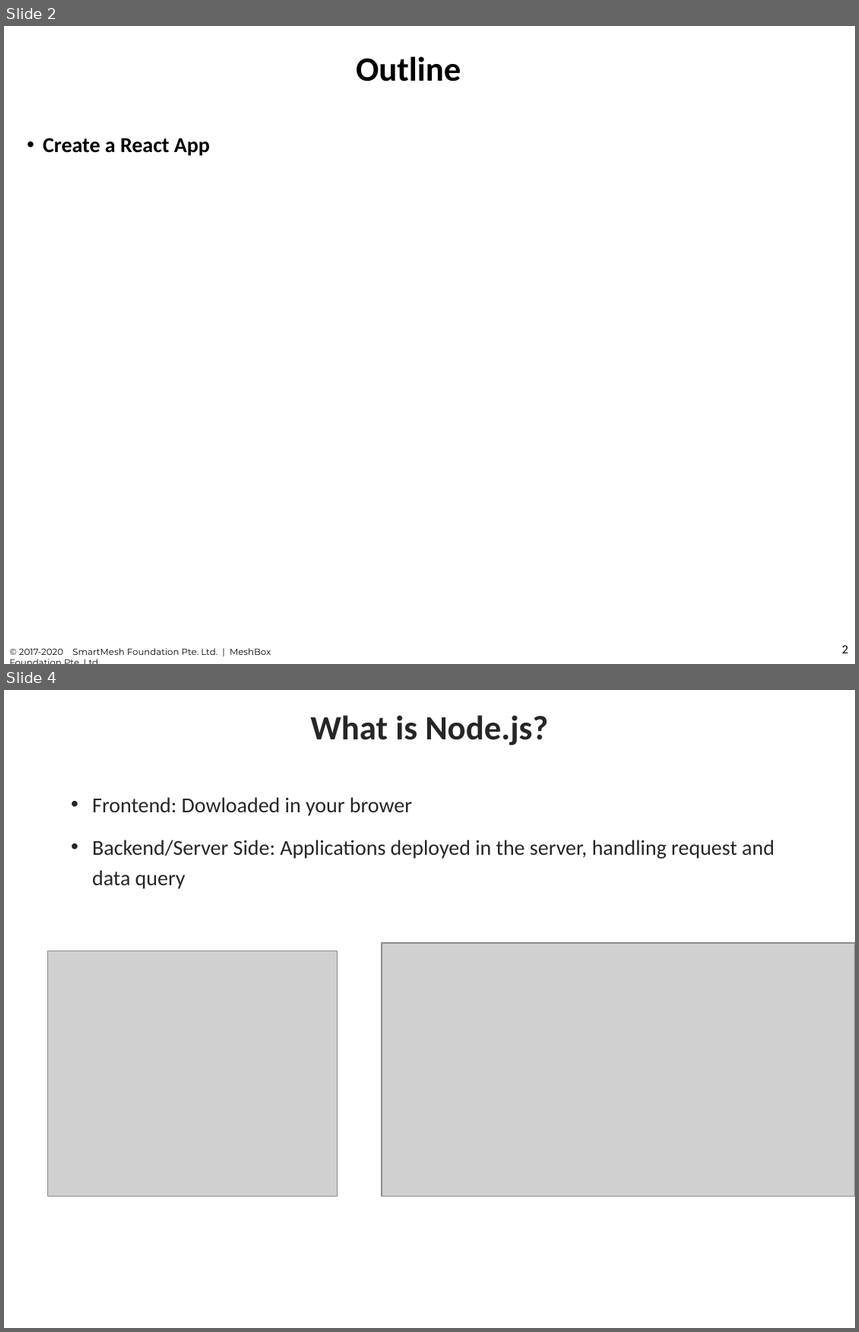
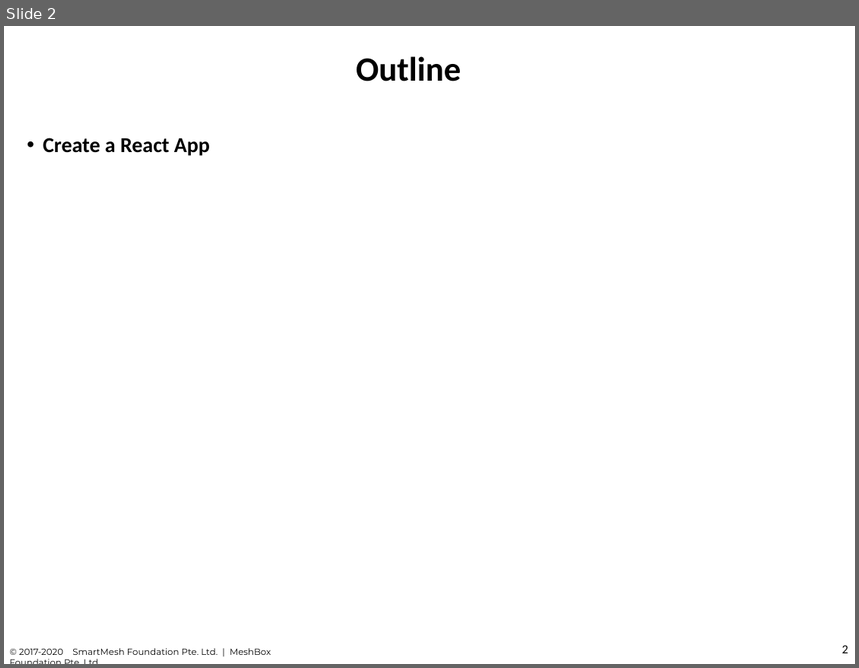
Before and after one commit to chuacw/SGUS-Slides, a slide deck: BCI - Day11 - Node-Express 2.pptx. Shown one above the other, each under a label of ours: slides 2 and 4 before the commit, slide 2 after it; the slides between them are not shown. The pictures are 859x1332 and 859x668 pixels, drawn with LibreOffice and Linux fonts; fonts in the diff are those of the drawing; grey boxes stand for pictures. Boxes give left, top, right and bottom in pixels: in the first picture for what was removed or moved away, otherwise in the second. Text is boxed around its words. In the diff, an @@ line names an element or a change of style, - is before the commit and + after.

```diff
--- a/BCI - Day11 - Node-Express 2.pptx
+++ b/BCI - Day11 - Node-Express 2.pptx
@@ slide 4 removed at (x1=4, y1=690, x2=855, y2=1328), background #FFFFFF @@
@@ title removed at (x1=310, y1=715, x2=548, y2=745) @@
-What is Node.js?
@@ text removed at (x1=92, y1=797, x2=775, y2=889) @@
-• Frontend: Dowloaded in your brower
-• Backend/Server Side: Applications deployed in the server, handling request and data query
@@ picture removed at (x1=47, y1=951, x2=337, y2=1196) @@
@@ picture removed at (x1=382, y1=943, x2=855, y2=1196) @@
```
Also in this commit, not shown: 11 slides added, 7 other slides removed, 3 other files.
